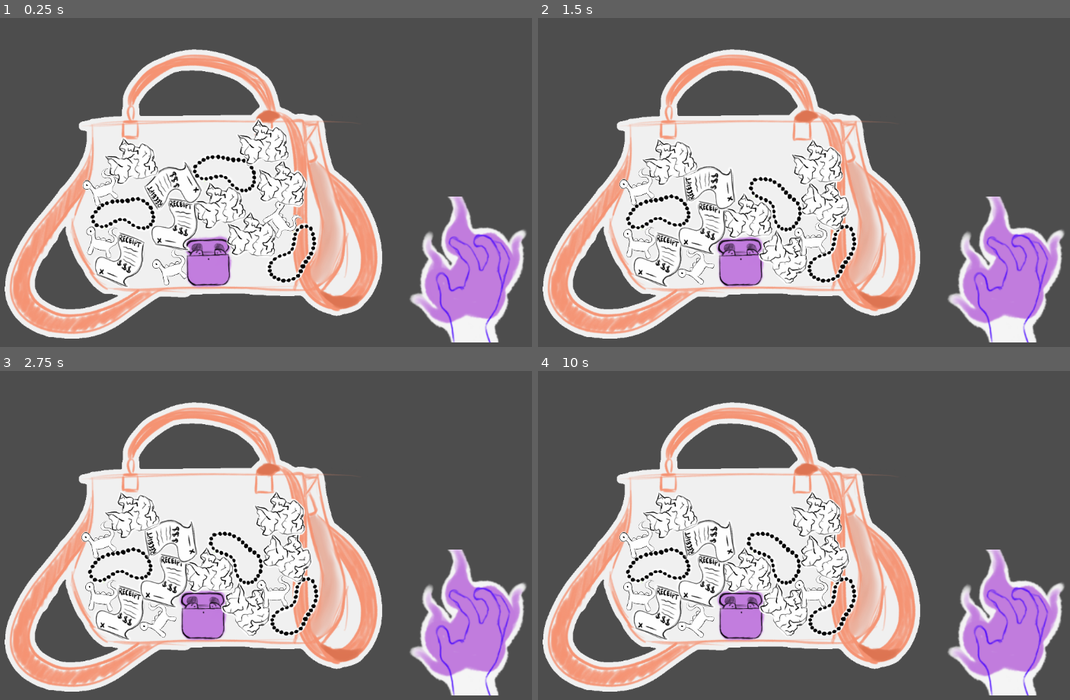
Above: before the commit, frames 1-4 (two rows, left to right).
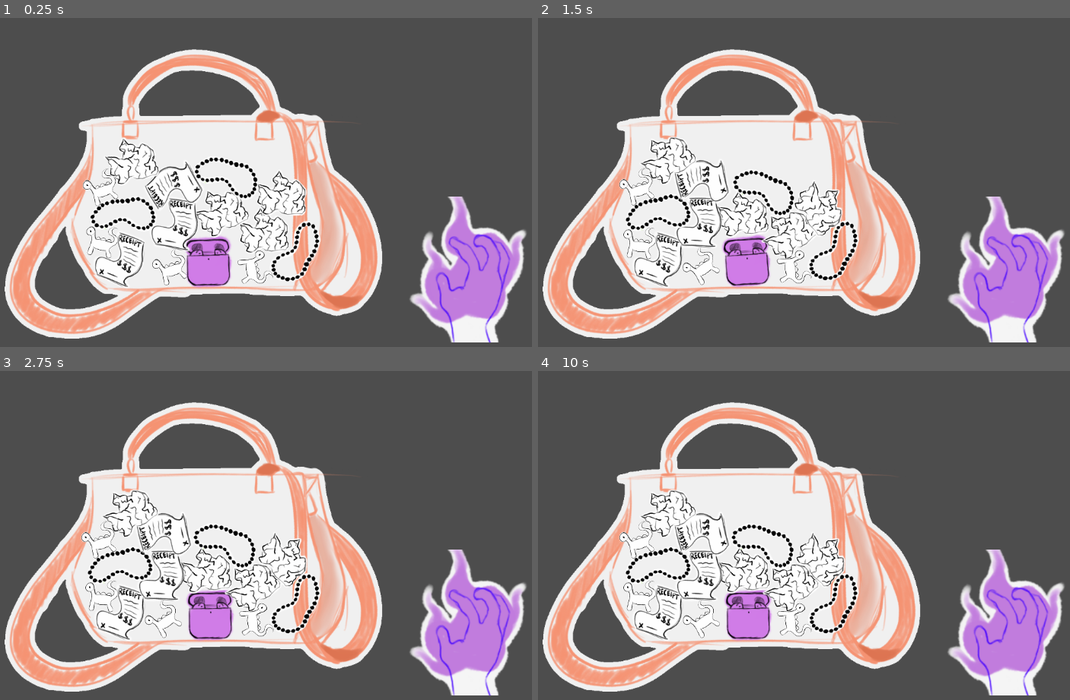
Above: after the commit, the same moments.

Repository: chfranzUCSC/170-prototype-2
Game: Godot game, scene res://main.tscn
Same seed, same stepped clock (60 frames per second), same inputs: the game is played once before the commit and once after it.
Inputs (mouse positions are in pixels of both pictures, inside the frame that each line leads up to):
- Up to frame 1 (0.25 s): no input
- Up to frame 2 (1.5 s): drag from (1006, 284) to (851, 113) at 0.52 s; drag from (639, 241) to (761, 254) at 1.27 s
- Up to frame 3 (2.75 s): move the mouse to (159, 621) at 2.02 s; click (159, 621) at 2.17 s
- Up to frame 4 (10 s): tap Enter at 2.75, 4.25, 5.75 s; drag from (745, 611) to (607, 489) at 2.77 s; tap Space at 3.5, 5, 6.5 s; drag from (830, 607) to (819, 538) at 3.52 s; drag from (788, 604) to (702, 453) at 4.27 s; move the mouse to (660, 611) at 5.02 s; click (660, 611) at 5.17 s; drag from (745, 568) to (671, 558) at 5.77 s; drag from (708, 581) to (851, 466) at 6.52 s; drag from (814, 591) to (761, 607) at 7.27 s; move the mouse to (660, 568) at 8.02 s; click (660, 568) at 8.17 s; drag from (825, 551) to (607, 489) at 8.77 s; move the mouse to (974, 591) at 9.52 s; click (974, 591) at 9.67 s

The runs differ from the first frame. In frame 1, 4.0% of the frame differs, in the area x 15-61%, y 30-82%; in frame 2, 6.1%, in the area x 15-61%, y 36-82%; in frame 3, 6.1%; in frame 4, 6.0%.

Commit message:
made airpods opaque, adding infrastructure for planned stuff

Diff:
--- a/TargetableItem.tscn
+++ b/TargetableItem.tscn
@@ -2,6 +2,6 @@
 
 [ext_resource type="Script" uid="uid://311y4p74hkma" path="res://targetable_item.gd" id="1_vonsx"]
 
-[node name="TargetableItem" type="RigidBody2D"]
+[node name="TargetableItem" type="RigidBody2D" groups=["controllable_items", "resettable_items"]]
 input_pickable = true
 script = ExtResource("1_vonsx")
--- a/main.tscn
+++ b/main.tscn
@@ -63,7 +63,7 @@
 input_pickable = false
 
 [node name="trashPaper" parent="items" instance=ExtResource("7_272bh")]
-position = Vector2(577, 412)
+position = Vector2(592, 396)
 input_pickable = false
 
 [node name="itemReceipt" parent="items" instance=ExtResource("8_5vw27")]
@@ -82,7 +82,7 @@
 input_pickable = false
 
 [node name="itemDino3" parent="items" instance=ExtResource("4_1bvp3")]
-position = Vector2(630, 376)
+position = Vector2(580.00006, 472.00006)
 rotation = 0.9657141
 input_pickable = false
 
@@ -113,10 +113,6 @@
 position = Vector2(337, 254)
 input_pickable = false
 
-[node name="trashPaper5" parent="items" instance=ExtResource("7_272bh")]
-position = Vector2(592, 212)
-input_pickable = false
-
 [node name="StaticBody2D" type="StaticBody2D" parent="."]
 
 [node name="CollisionShape2D" type="CollisionShape2D" parent="StaticBody2D"]
--- a/project.godot
+++ b/project.godot
@@ -19,3 +19,8 @@
 
 version_control/plugin_name="GitPlugin"
 version_control/autoload_on_startup=true
+
+[global_group]
+
+controllable_items=""
+resettable_items=""
Binary file changed: assets/airpods.png
Not shown, added: assets/airpods.png~
